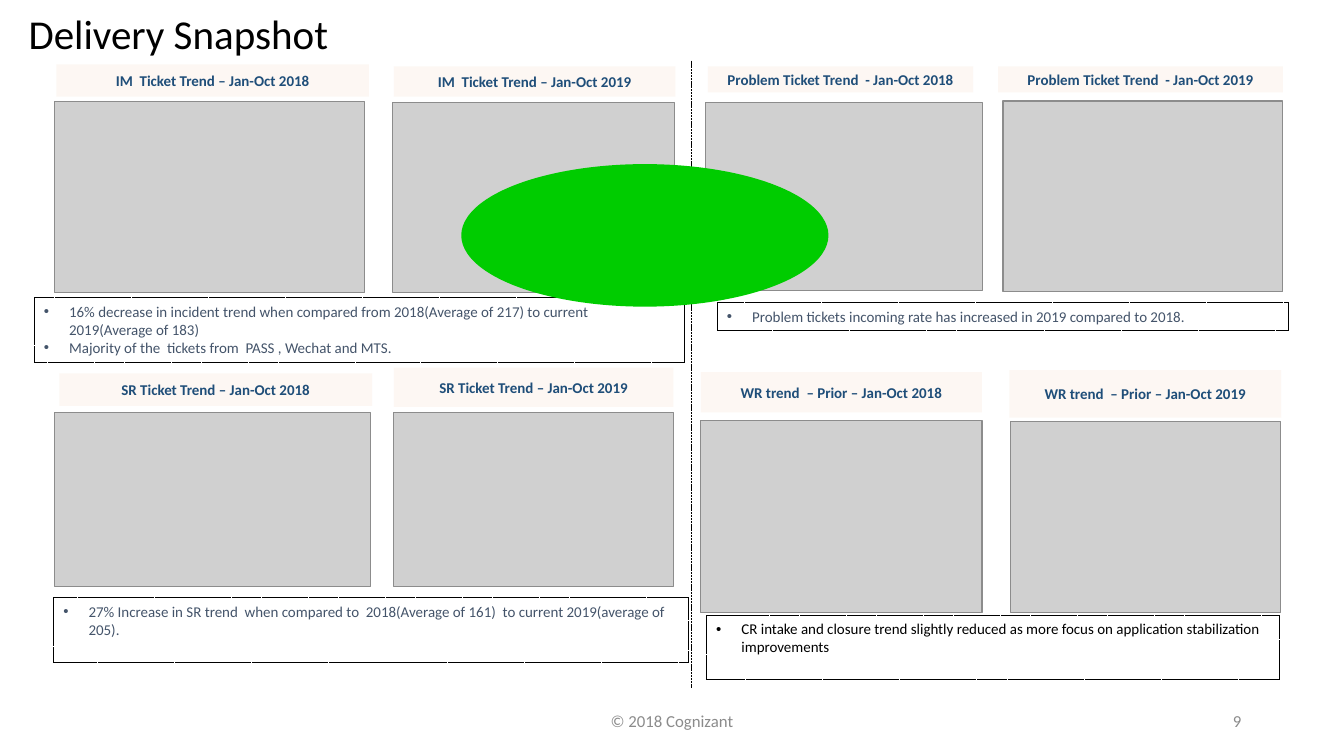
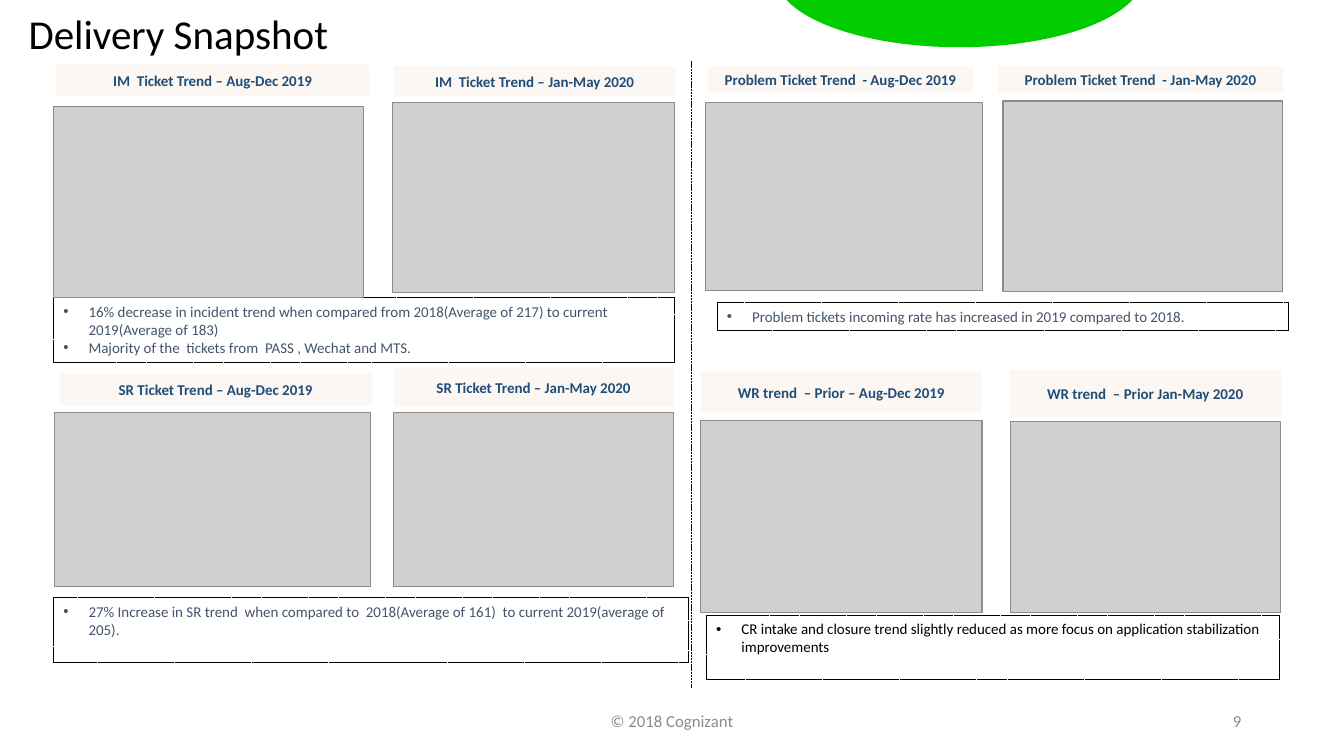
Before and after one commit to GeorgeChan20190501/Service_Monitor, a slide deck: slide 9 of src/main/resources/file/Metlife China Annual Review 20191112.pptx. Drawn at 1344x756 pixels with LibreOffice and Linux fonts; fonts in the diff are those of the drawing; grey boxes stand for pictures. Boxes give left, top, right and bottom in pixels: in the first picture for what was removed or moved away, otherwise in the second. Text is boxed around its words. In the diff, an @@ line names an element or a change of style, - is before the commit and + after.

```diff
--- a/src/main/resources/file/Metlife China Annual Review 20191112.pptx
+++ b/src/main/resources/file/Metlife China Annual Review 20191112.pptx
@@ ellipse resized from (x1=462, y1=164, x2=829, y2=307) to (x1=776, y1=0, x2=1143, y2=46) @@
@@ text in rectangle at (x1=113, y1=75, x2=312, y2=89): text changed @@
-IM Ticket Trend – Jan-Oct 2018
+IM Ticket Trend – Aug-Dec 2019
@@ text in rectangle at (x1=435, y1=76, x2=634, y2=90): text changed @@
-IM Ticket Trend – Jan-Oct 2019
+IM Ticket Trend – Jan-May 2020
@@ text in rectangle at (x1=725, y1=74, x2=956, y2=88): text changed @@
-Problem Ticket Trend - Jan-Oct 2018
+Problem Ticket Trend - Aug-Dec 2019
@@ text in rectangle at (x1=1025, y1=74, x2=1256, y2=88): text changed @@
-Problem Ticket Trend - Jan-Oct 2019
+Problem Ticket Trend - Jan-May 2020
@@ picture moved from (x1=54, y1=102, x2=365, y2=293) to (x1=53, y1=106, x2=364, y2=297) @@
@@ rectangle "16% decrease in incident trend ..." resized from (x1=34, y1=297, x2=685, y2=362) to (x1=53, y1=297, x2=675, y2=362) @@
@@ text in rectangle at (x1=119, y1=384, x2=312, y2=398): text changed @@
-SR Ticket Trend – Jan-Oct 2018
+SR Ticket Trend – Aug-Dec 2019
@@ text in rectangle at (x1=436, y1=382, x2=630, y2=396): text changed @@
-SR Ticket Trend – Jan-Oct 2019
+SR Ticket Trend – Jan-May 2020
@@ text in rectangle at (x1=738, y1=387, x2=944, y2=401): text changed @@
-WR trend – Prior – Jan-Oct 2018
+WR trend – Prior – Aug-Dec 2019
@@ text in rectangle at (x1=1047, y1=388, x2=1243, y2=402): text changed @@
-WR trend – Prior – Jan-Oct 2019
+WR trend – Prior Jan-May 2020
```
Also in this commit, not shown: 6 other slides changed.
